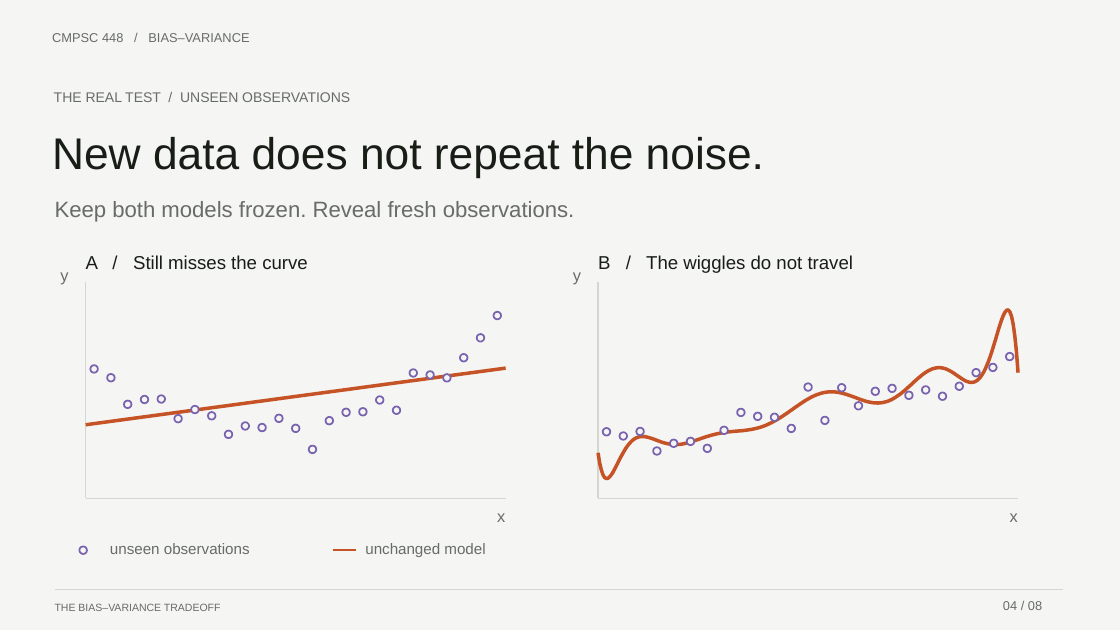
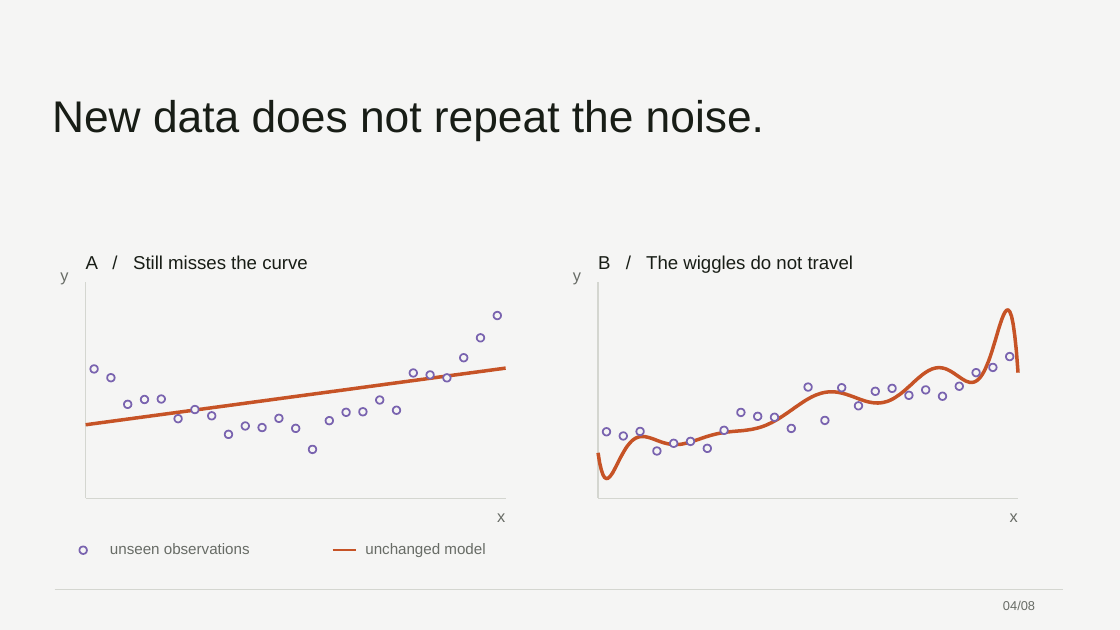
Before and after one commit to 0xABAN/classes, a slide deck: slide 4 of cmpsc-448/presentation/bias-variance-tradeoff.pptx. Drawn at 1120x630 pixels with LibreOffice and Linux fonts; fonts in the diff are those of the drawing. Boxes give left, top, right and bottom in pixels: in the first picture for what was removed or moved away, otherwise in the second. Text is boxed around its words. In the diff, an @@ line names an element or a change of style, - is before the commit and + after.

```diff
--- a/cmpsc-448/presentation/bias-variance-tradeoff.pptx
+++ b/cmpsc-448/presentation/bias-variance-tradeoff.pptx
@@ text removed at (52,33,249,42) @@
-CMPSC 448 / BIAS–VARIANCE
@@ text "New data does not repeat ...": place and size @@
-text "New data does not repeat ..." at (52,137,764,177)
+text "New data does not repeat ..." at (52,100,764,140)
@@ text removed at (54,92,350,102) @@
-THE REAL TEST / UNSEEN OBSERVATIONS
@@ text removed at (55,201,575,222) @@
-Keep both models frozen. Reveal fresh observations.
@@ text removed at (55,603,221,611) @@
-THE BIAS–VARIANCE TRADEOFF
@@ text at (1003,601,1035,610): spaces changed @@
-04 / 08
+04/08
```
Also in this commit, not shown: 7 other slides changed, 2 other files.
